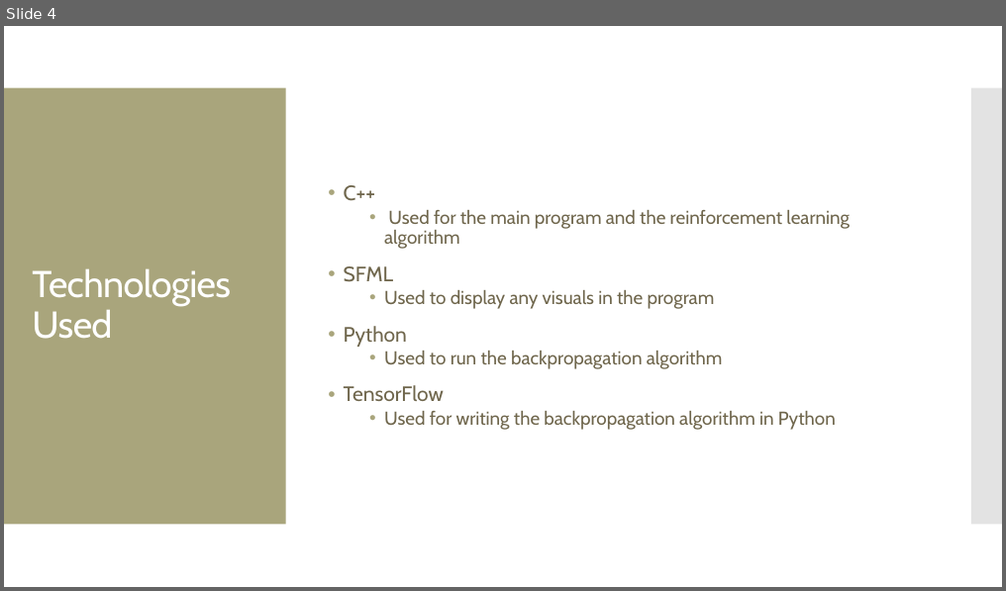
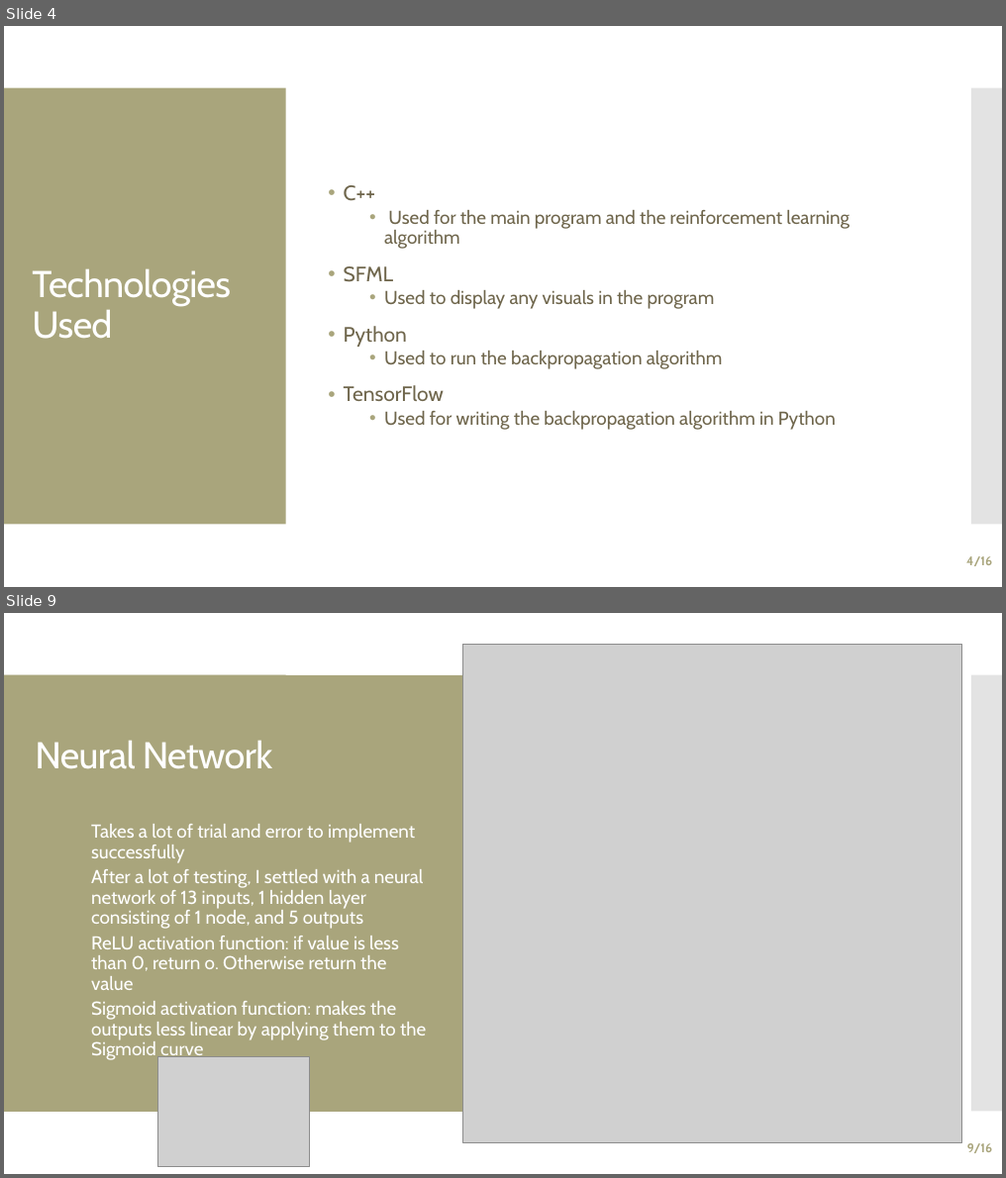
Before and after one commit to ClionaHayden/FYP-AIComparision, a slide deck: Docs/Final Presentation.pptx. Shown one above the other, each under a label of ours: slide 4 before the commit, slides 4 and 9 after it; the slides between them are not shown. The pictures are 1006x591 and 1006x1178 pixels, drawn with LibreOffice and Linux fonts; fonts in the diff are those of the drawing; grey boxes stand for pictures. Boxes give left, top, right and bottom in pixels: in the first picture for what was removed or moved away, otherwise in the second. Text is boxed around its words. In the diff, an @@ line names an element or a change of style, - is before the commit and + after.

```diff
--- a/Docs/Final Presentation.pptx
+++ b/Docs/Final Presentation.pptx
@@ slide 9 added at [4, 613, 1002, 1174], background #FFFFFF; not listed: 2 template elements that a slide beside it also shows @@
@@ picture added at [463, 645, 961, 1143] @@
@@ rectangle added at [4, 675, 463, 1112], fill #A9A57C @@
@@ title added at [35, 740, 272, 769], 36 pt, text #FFFFFF @@
+Neural Network
@@ text added at [91, 824, 426, 1060], 18 pt, text #FFFFFF @@
+  • Takes a lot of trial and error to implement successfully
+  • After a lot of testing, I settled with a neural network of 13 inputs, 1 hidden layer consisting of 1 node, and 5 outputs
+  • ReLU activation function: if value is less than 0, return o. Otherwise return the value
+  • Sigmoid activation function: makes the outputs less linear by applying them to the Sigmoid curve
@@ picture added at [157, 1057, 310, 1167] @@
@@ page number added at [967, 1144, 992, 1154], 12 pt, text #A9A57C, bold @@
+9/16
@@ slide 4 changed as well @@
@@ page number added at [966, 557, 992, 567], 12 pt, text #A9A57C, bold @@
+4/16
```
Also in this commit, not shown: 10 other slides changed, 4 other slides added, 1 slide removed, 8 other files.
